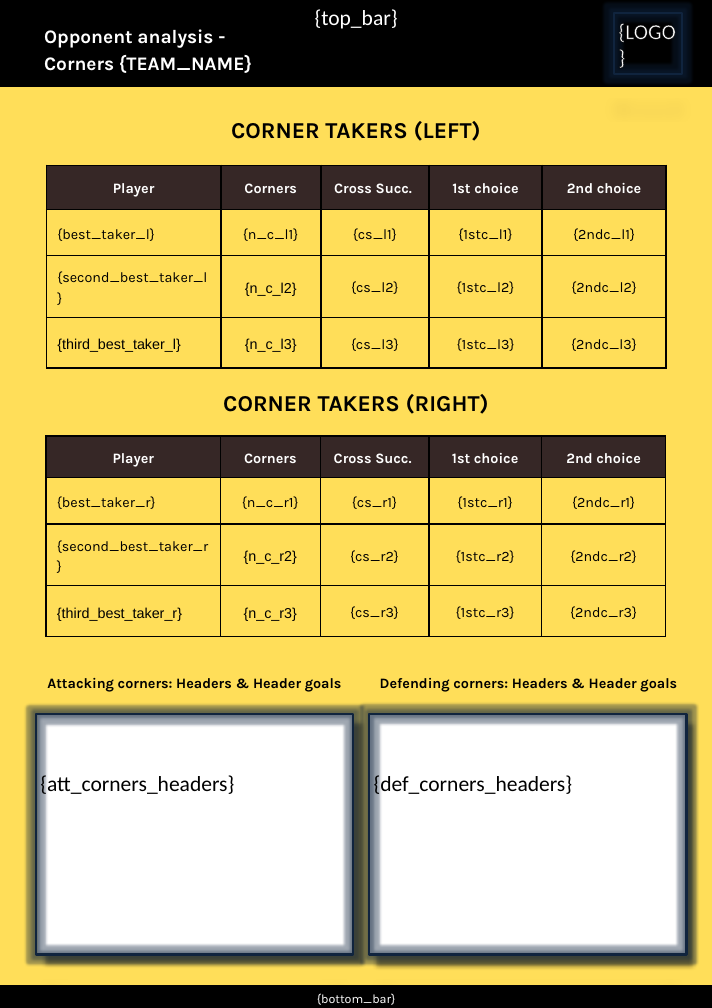
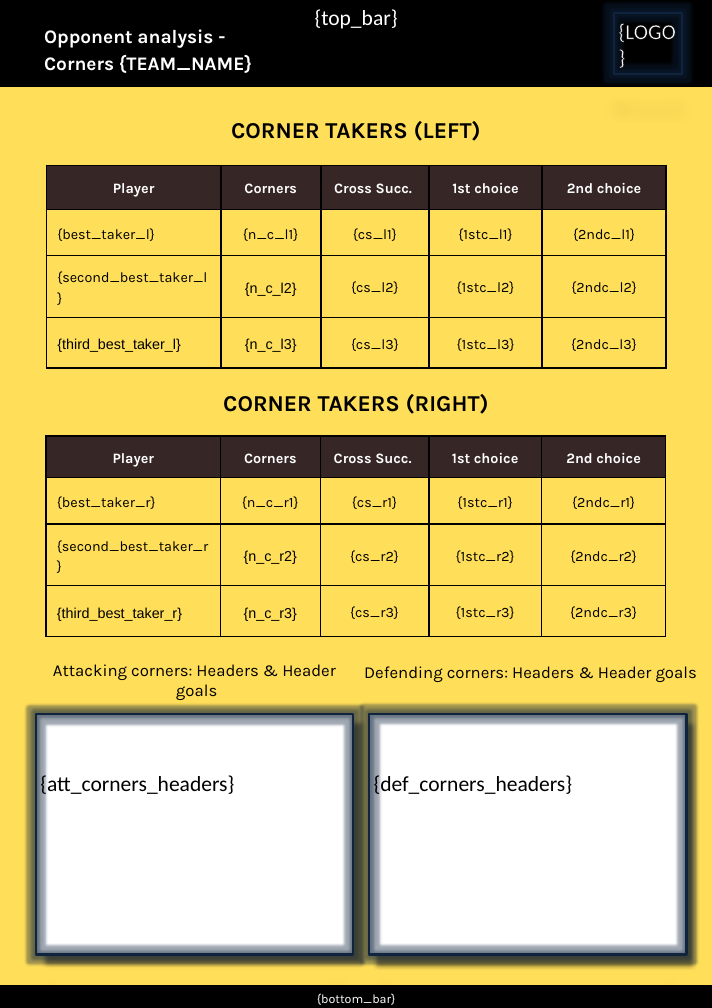
Before and after one commit to RoelandKramer/opp_analysis2, a slide deck: slide 2 of template_opp_analysis.pptx. Drawn at 712x1008 pixels with LibreOffice and Linux fonts; fonts in the diff are those of the drawing. Boxes give left, top, right and bottom in pixels: in the first picture for what was removed or moved away, otherwise in the second. Text is boxed around its words. In the diff, an @@ line names an element or a change of style, - is before the commit and + after.

```diff
--- a/template_opp_analysis.pptx
+++ b/template_opp_analysis.pptx
@@ text "Attacking corners: Headers & Header ..." at (53, 664, 336, 700): size 12 to 14 pt, bold off @@
@@ text "Attacking corners: Headers & Header ...": place and size @@
-text "Attacking corners: Headers & Header ..." at (47, 678, 342, 692)
+text "Attacking corners: Headers & Header ..." at (53, 664, 336, 700)
@@ text "Defending corners: Headers & Header ...": place and size @@
-text "Defending corners: Headers & Header ..." at (380, 678, 677, 692)
+text "Defending corners: Headers & Header ..." at (364, 666, 697, 682)
@@ text "Defending corners: Headers & Header ..." at (364, 666, 697, 682): size 12 to 14 pt, bold off @@
```
Also in this commit, not shown: 1 other slide changed.
